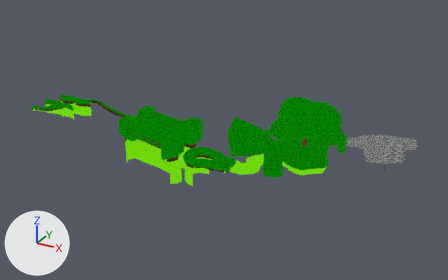
Two versions of the glTF model Assets/Meshes/Levels/CrocLevels/CrocLevel2.glb, one commit apart.
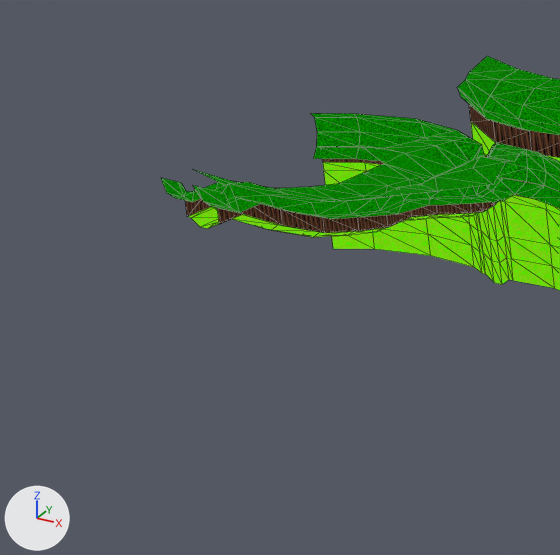
The first picture shows the older version from a 50 mm camera at (984.0, -924.0, 481.0) aimed at (355.0, 220.0, -90.0). The close-ups show the older and then the newer version on the part from 3% to 16% of the width and 31% to 51% of the height of that picture. Only the edits that show in the close-ups are written down. Lighting does not change. The marker at lower left points along +X, +Y and +Z. The close-ups show mesh edges as thin lines. Where no turn or scale is listed for an object, it has been applied to the vertices. Vertices at exactly the same position are counted once.
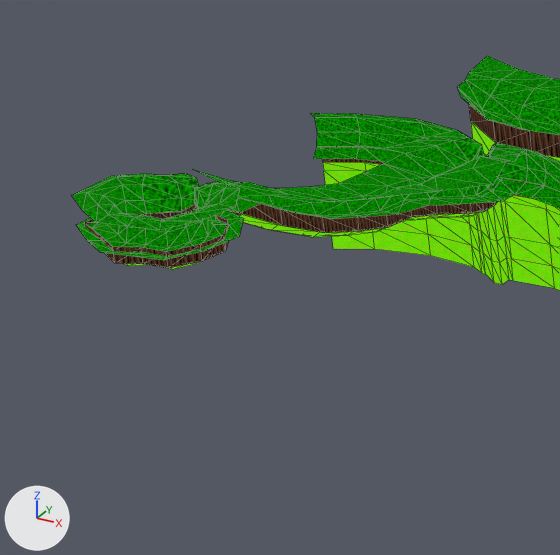
Where the change shows, as pixel boxes (x1, y1, x2, y2) in the close-ups (560 x 555 px):
'Plane', reshaped
    before: (161, 113, 560, 290)
    after: (72, 113, 560, 290)
part 1 of me_plane, added (green)
    after: (72, 173, 243, 260)
part 2 of me_plane, added (brown)
    after: (84, 209, 229, 270)
part 3 of me_plane, surface changed
    before: (161, 113, 560, 289)
    after: (186, 113, 560, 289)

Edits to the bpy script that builds the scene:
```text
Change me_plane:
    used by ob_plane; location = (0.0, 0.0, 0.0)
    remove me_plane.from_pydata(...)  # 322 vertices, 503 faces; spans x -48.9..42.7, y -7.1..90.4, z -53.7..1.7
    add me_plane.from_pydata(...)  # 482 vertices, 781 faces; spans x -48.9..42.7, y -35.3..90.4, z -53.7..3.1
    me_plane part 1: a new loose piece of 100 vertices spanning x -16.9..21.2, y -35.3..-1.9, z -5.4..3.1, in mat_leaves
    me_plane part 2: 60 vertices added at x -14.8..18.1, y -32.2..-6.9, z -9.9..-4.2
    me_plane part 3: 503 kept faces spanning x -48.9..42.7, y -7.1..90.4, z -53.7..1.7 get new texture (UV) coordinates
```
